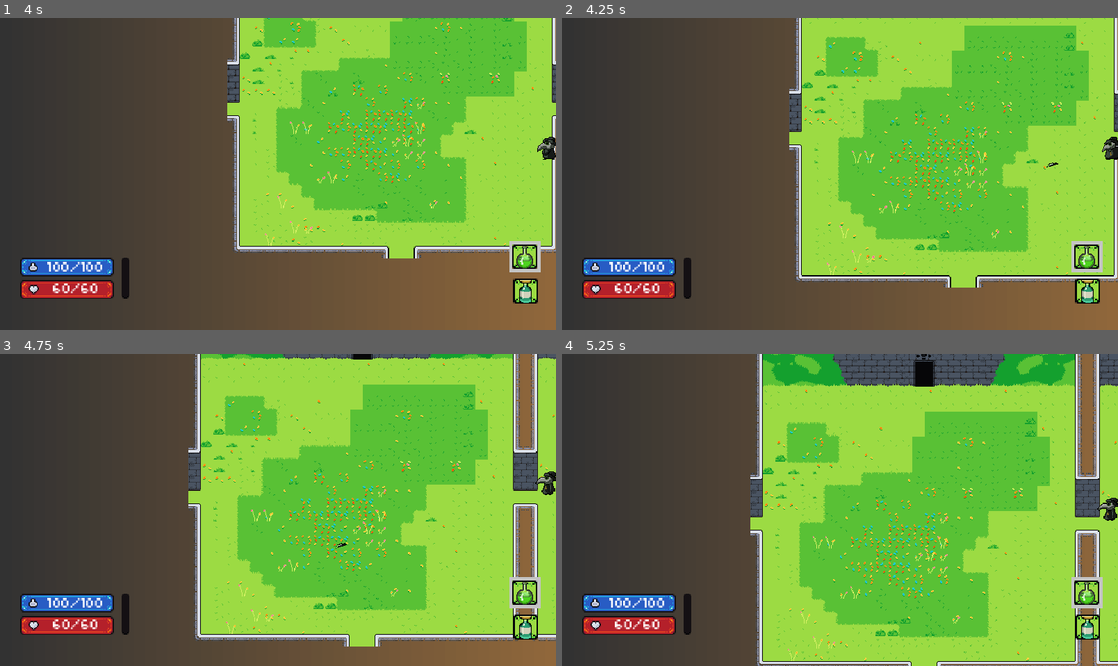
Above: before the commit, frames 1-4 (two rows, left to right).
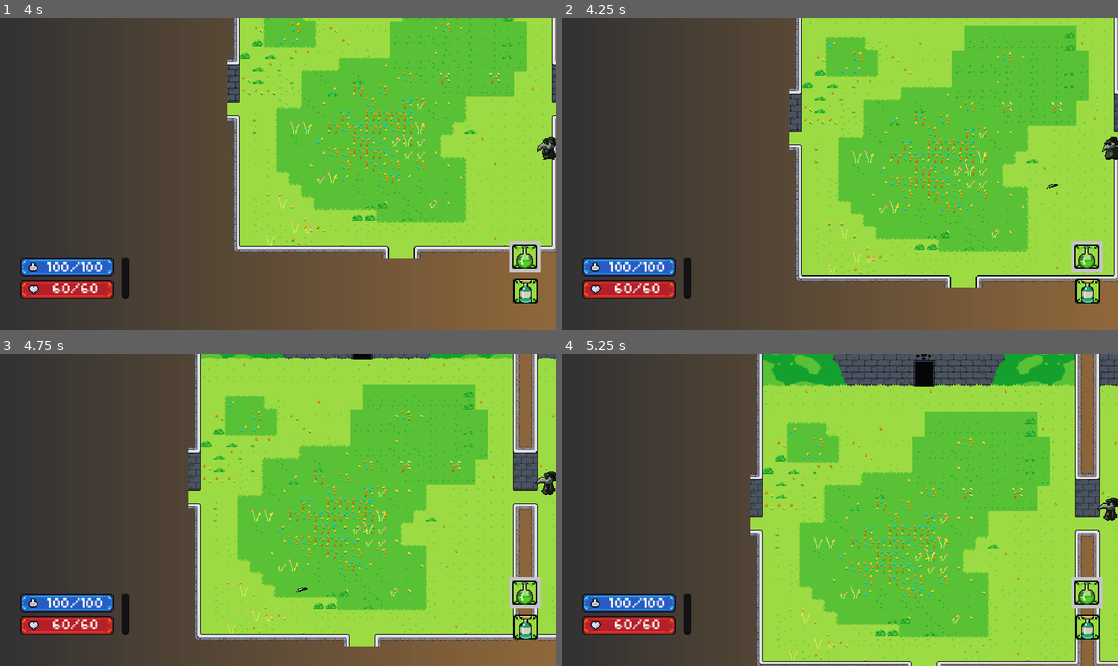
Above: after the commit, the same moments.

Repository: JohnHuber99/Black-Tower
Game: Godot game, scene res://Main_Menu/Main_Menu.tscn
Same seed, same stepped clock (60 frames per second), same inputs: the game is played once before the commit and once after it. Sound files missing from this copy of the repository are replaced by a short silence.
Inputs (mouse positions are in pixels of both pictures, inside the frame that each line leads up to):
- Up to frame 1 (4 s): click "Play Game" at 0.5 s; move the mouse to (266, 311) at 1.27 s; press the mouse at (266, 311) at 1.28 s; hold D (right) 1.28-2.03 s; move the mouse to (166, 189) at 2.02 s; release the mouse at (166, 189) at 2.03 s; hold S (down) 2.03-2.78 s; tap K (down_camera) at 2.1 s; move the mouse to (333, 105) at 2.77 s; hold D (right) 2.78-3.53 s; hold J (left_camera) 2.78-3.53 s; move the mouse to (250, 236) at 3.52 s; hold W (up) from 3.53 s (still down); tap L (right_camera) at 3.6 s; click (250, 236) at 3.67 s
- Up to frame 2 (4.25 s): keep holding W (up)
- Up to frame 3 (4.75 s): move the mouse to (444, 556) at 4.27 s; release W (up) at 4.28 s; hold A (left) from 4.28 s (still down); hold E (spell) from 4.28 s (still down)
- Up to frame 4 (5.25 s): keep holding A (left); move the mouse to (673, 463) at 5.02 s; release E (spell) at 5.03 s; tap I (up_camera) at 5.1 s

Frame 1 is identical in both runs. In frame 2, less than 0.1% of the frame differs, in the area x 87-90%, y 46-55%; in frame 3, less than 0.1%, in the area x 53-63%, y 60-77%; in frame 4, nothing differs.

Commit message:
Knife stuff

Diff:
--- a/PD Basic Attack/knife.gd
+++ b/PD Basic Attack/knife.gd
@@ -11,7 +11,7 @@
 func _ready():
 	look_at(get_global_mouse_position())
 	dir = rotation
-	add_collision_exception_with(get_parent())
+	add_collision_exception_with(get_parent().get_node("player"))
 
 func _physics_process(delta):
 	velocity = Vector2(SPEED,0).rotated(dir)
--- a/PD Heavy Attack/spinning_knife.gd
+++ b/PD Heavy Attack/spinning_knife.gd
@@ -10,19 +10,21 @@
 
 var dir : float
 var corruption
+var time_existed = 0
 
 func _ready():
 	look_at(get_global_mouse_position())
 	dir = rotation
-	add_collision_exception_with(get_parent())
+	add_collision_exception_with(get_parent().get_node("player"))
 	sprite.play("default")
 
 func _physics_process(delta):
 	velocity = Vector2(SPEED,0).rotated(dir)
 	var collision = move_and_collide(velocity*delta)
-	if collision:
+	if collision and time_existed > 5:
 		var collider = collision.get_collider()
 		if (collider is Enemy):
 			collider.health.damage_taken(damage)
 			collider.break_bar.break_taken(break_effect, corruption)
 		queue_free()
+	time_existed += 1
--- a/PD Heavy Attack/spinning_knife.tscn
+++ b/PD Heavy Attack/spinning_knife.tscn
@@ -4,7 +4,7 @@
 [ext_resource type="Texture2D" uid="uid://bm2drvtrv1dn8" path="res://PD Heavy Attack/Spinning_Knife-Sheet.png" id="2_7gwid"]
 
 [sub_resource type="CircleShape2D" id="CircleShape2D_7gwid"]
-radius = 16.0
+radius = 15.0
 
 [sub_resource type="AtlasTexture" id="AtlasTexture_dggh2"]
 atlas = ExtResource("2_7gwid")
--- a/Player/Player_Scripts/player.gd
+++ b/Player/Player_Scripts/player.gd
@@ -270,7 +270,8 @@
 	if stats_boosted:
 		knife.damage *= boosted_damage
 		knife.break_effect *= boosted_damage
-	add_child(knife)
+	knife.global_position = global_position
+	get_parent().add_child(knife)
 
 func knockback(direction: Vector2, magnitude):
 	velocity = direction * magnitude
